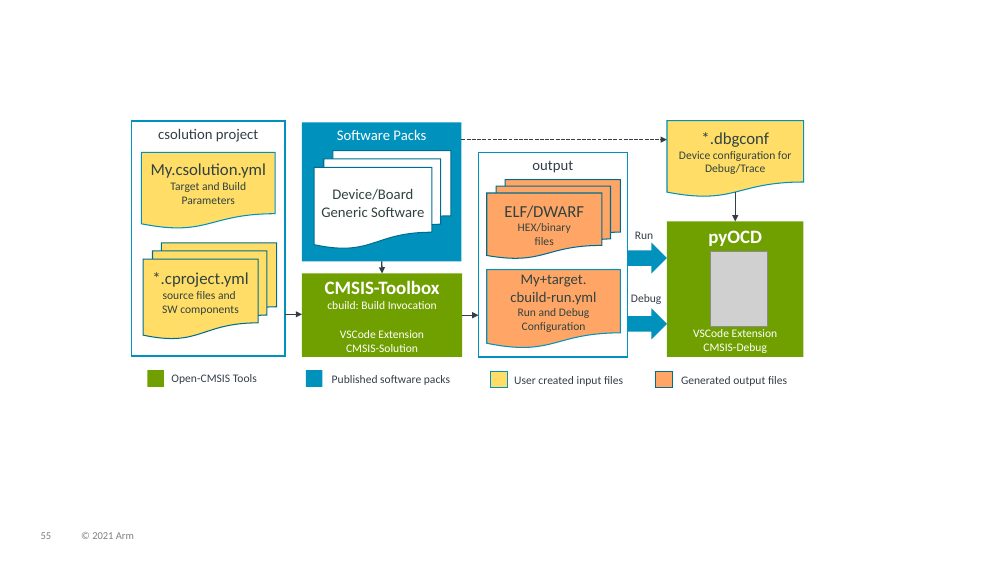
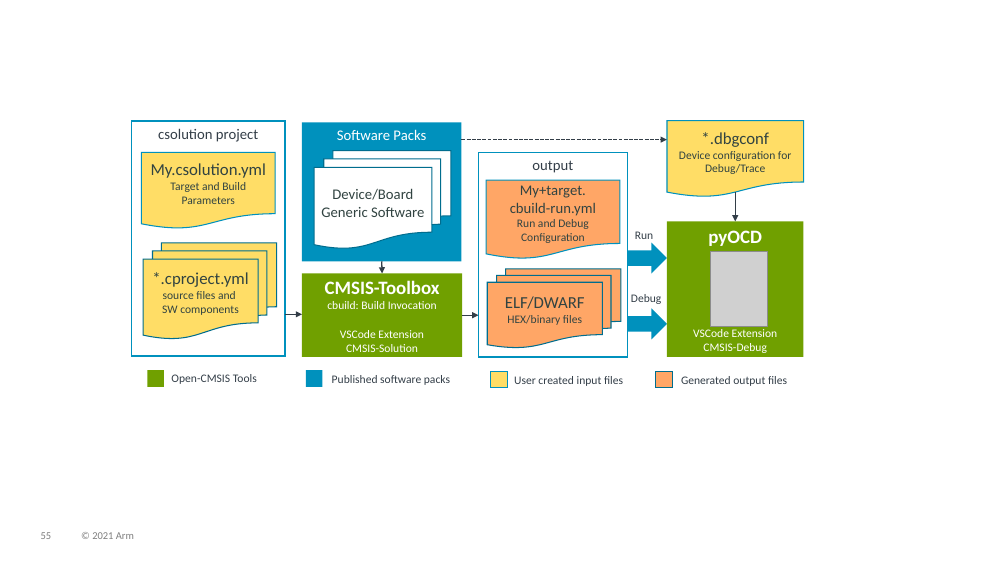
Before and after one commit to Open-CMSIS-Pack/cmsis-toolbox, a slide deck: slide 55 of docs/images/overview.pptx. Drawn at 1008x567 pixels with LibreOffice and Linux fonts; fonts in the diff are those of the drawing; grey boxes stand for pictures. Boxes give left, top, right and bottom in pixels: in the first picture for what was removed or moved away, otherwise in the second. Text is boxed around its words. In the diff, an @@ line names an element or a change of style, - is before the commit and + after.

```diff
--- a/docs/images/overview.pptx
+++ b/docs/images/overview.pptx
@@ flow chart document "My+target. cbuild-run.yml Run and Debug ...": place and size @@
-flow chart document "My+target. cbuild-run.yml Run and Debug ..." at (487, 270, 621, 349)
+flow chart document "My+target. cbuild-run.yml Run and Debug ..." at (486, 180, 620, 259)
@@ flow chart multidocument "ELF/DWARF HEX/binary files": place and size @@
-flow chart multidocument "ELF/DWARF HEX/binary files" at (487, 180, 621, 259)
+flow chart multidocument "ELF/DWARF HEX/binary files" at (488, 269, 622, 348)
```
Also in this commit, not shown: 1 slide added, 2 other files.
